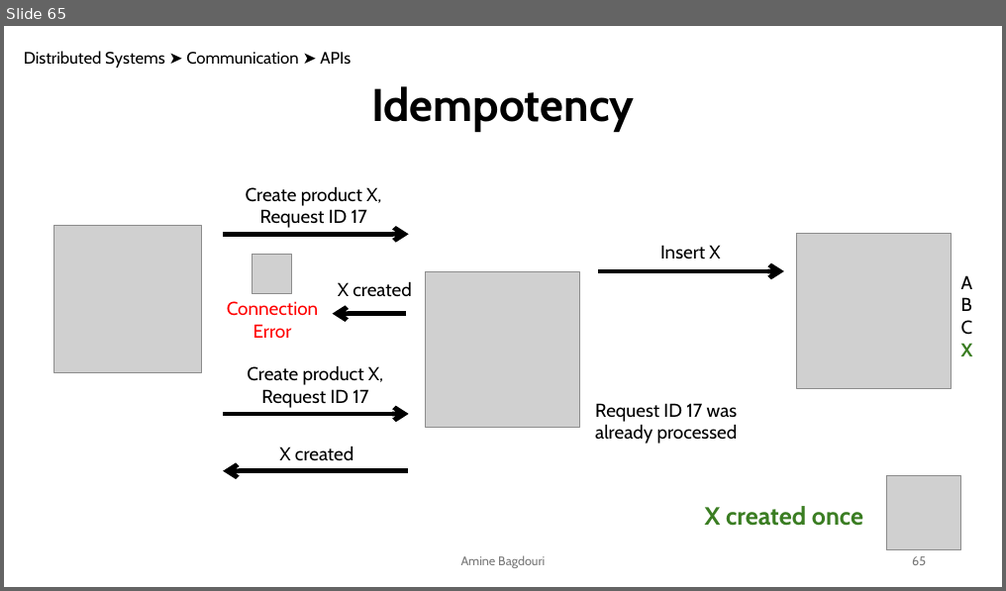
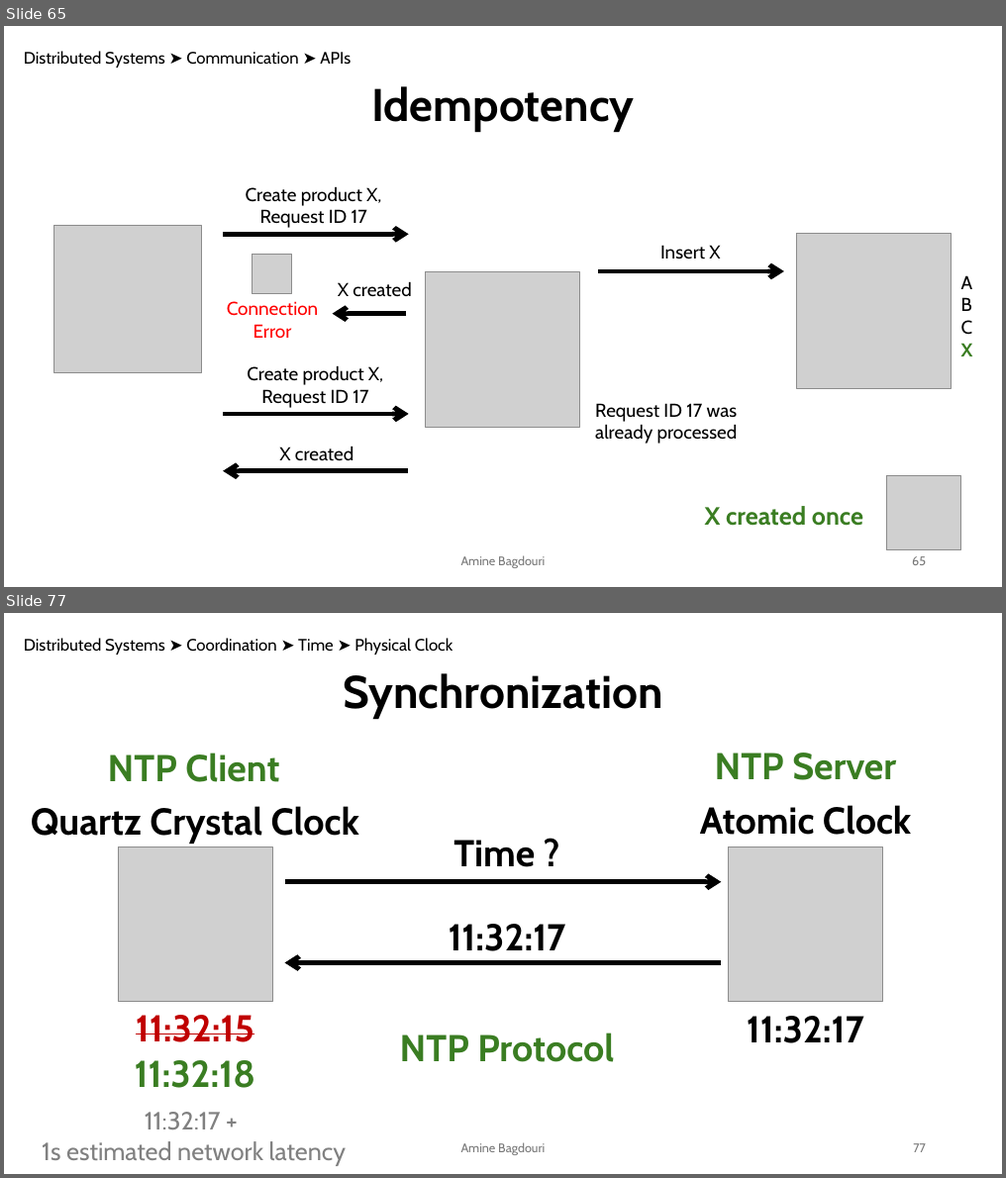
Before and after one commit to aminebag/distributed_systems, a slide deck: distributed_architectures.pptx. Shown one above the other, each under a label of ours: slide 65 before the commit, slides 65 and 77 after it; the slides between them are not shown. The pictures are 1006x591 and 1006x1178 pixels, drawn with LibreOffice and Linux fonts; fonts in the diff are those of the drawing; grey boxes stand for pictures. Boxes give left, top, right and bottom in pixels: in the first picture for what was removed or moved away, otherwise in the second. Text is boxed around its words. In the diff, an @@ line names an element or a change of style, - is before the commit and + after.

```diff
--- a/distributed_architectures.pptx
+++ b/distributed_architectures.pptx
@@ slide 77 added at bbox=[4, 613, 1002, 1174], background #FFFFFF @@
@@ text added at bbox=[24, 638, 453, 655], 16 pt, text #000000 @@
+Distributed Systems ➤ Coordination ➤ Time ➤ Physical Clock
@@ text added at bbox=[343, 673, 663, 719], 44 pt, text #000000, bold @@
+Synchronization
@@ text added at bbox=[108, 753, 279, 782], 36 pt, text #3B7D23, bold @@
+NTP Client
@@ text added at bbox=[715, 753, 896, 780], 36 pt, text #3B7D23, bold @@
+NTP Server
@@ text added at bbox=[31, 806, 359, 844], 36 pt, text #000000, bold @@
+Quartz Crystal Clock
@@ text added at bbox=[700, 805, 911, 835], 36 pt, text #000000, bold @@
+Atomic Clock
@@ picture added at bbox=[118, 848, 272, 1002] @@
@@ text added at bbox=[453, 840, 535, 867], 36 pt, text #000000, bold @@
+Time ?
@@ picture added at bbox=[729, 848, 884, 1002] @@
@@ arrow added from (285, 881) to (721, 881), #000000 4.5 pt @@
@@ text added at bbox=[449, 924, 566, 952], 36 pt, text #000000, bold @@
+11:32:17
@@ arrow added from (721, 963) to (285, 963), #000000 4.5 pt @@
@@ text added at bbox=[135, 1015, 255, 1088], 36 pt, text #C00000, bold, strikethrough @@
+11:32:15
+11:32:18
@@ text added at bbox=[746, 1016, 864, 1044], 36 pt, text #000000, bold @@
+11:32:17
@@ text added at bbox=[400, 1033, 614, 1062], 36 pt, text #3B7D23, bold @@
+NTP Protocol
@@ text added at bbox=[42, 1112, 346, 1166], 24 pt, text #808080 @@
+11:32:17 +
+1s estimated network latency
@@ text added at bbox=[461, 1143, 545, 1156], 12 pt, text #797979 @@
+Amine Bagdouri
@@ page number added at bbox=[913, 1144, 926, 1153], 12 pt, text #797979 @@
+77
```
Also in this commit, not shown: 1 slide changed, 62 other slides added.
